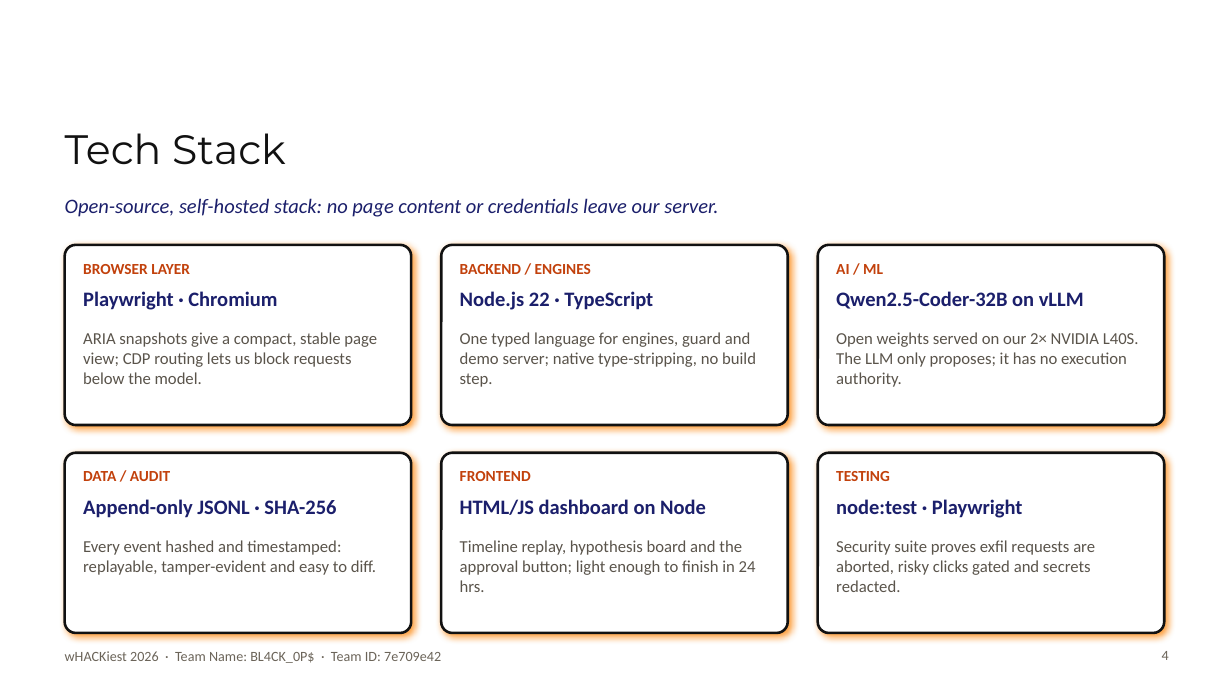
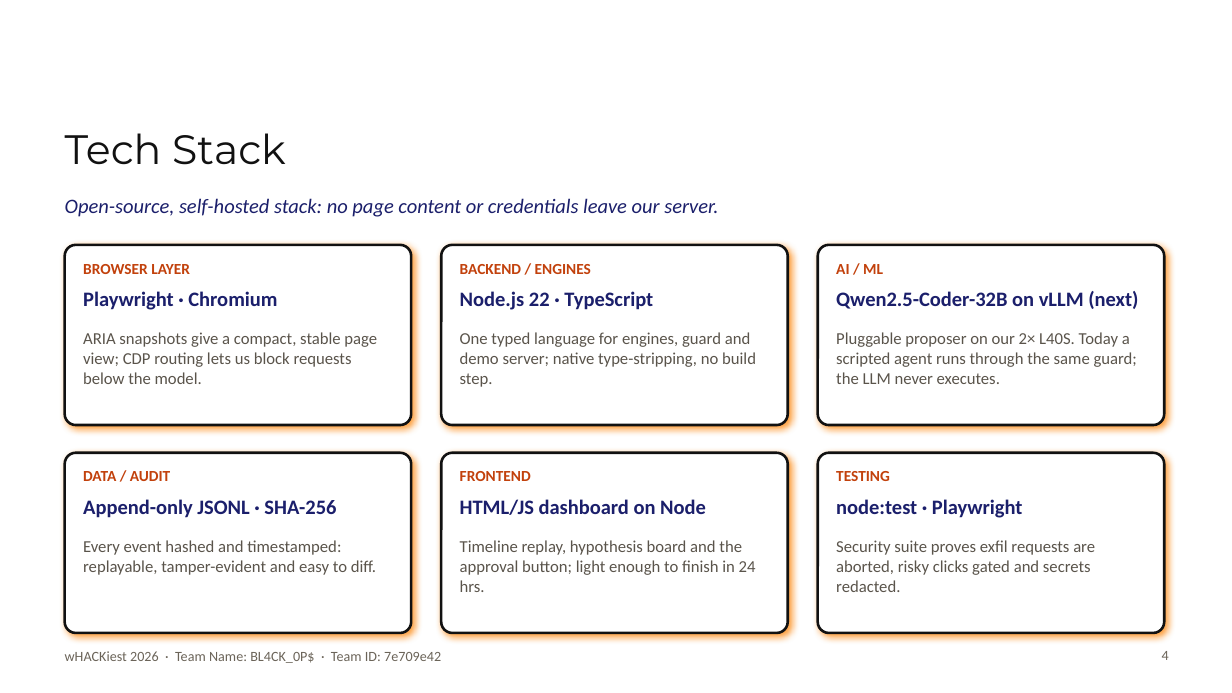
Before and after one commit to BL4CK-0PS/PARALLAX, a slide deck: slide 4 of BL4CK_0P_Track2.pptx. Drawn at 1232x693 pixels with LibreOffice and Linux fonts; fonts in the diff are those of the drawing; background and template pictures are left out. Boxes give left, top, right and bottom in pixels: in the first picture for what was removed or moved away, otherwise in the second. Text is boxed around its words. In the diff, an @@ line names an element or a change of style, - is before the commit and + after.

Commit message:
docs(deck): state what is built and tested; mark the LLM proposer as planned
- slide 3: '24-HR MVP' plan strip -> 'BUILT & TESTED ... 127 tests pass'
- slides 4/5: Qwen on vLLM marked next/planned; demo agent is scripted (no LLM call in code)
- slide 7: feasibility cites the working prototype and test count

```diff
--- a/BL4CK_0P_Track2.pptx
+++ b/BL4CK_0P_Track2.pptx
@@ text at bbox=[836, 291, 1138, 309]: text changed @@
-Qwen2.5-Coder-32B on vLLM
+Qwen2.5-Coder-32B on vLLM (next)
@@ text at bbox=[836, 332, 1137, 384]: text changed @@
-Open weights served on our 2× NVIDIA L40S. The LLM only proposes; it has no execution authority.
+Pluggable proposer on our 2× L40S. Today a scripted agent runs through the same guard; the LLM never executes.
```
Also in this commit, not shown: 3 other slides changed, 1 other file.
